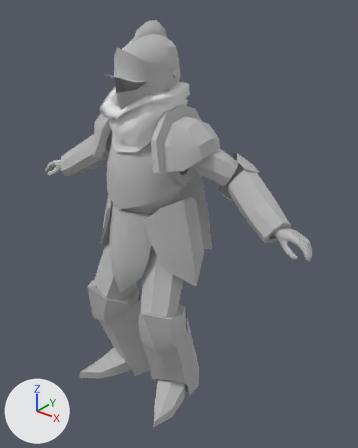
One commit to the Blender file Dirty/Models/Armors/Plate.blend: the scene before it, then after it.
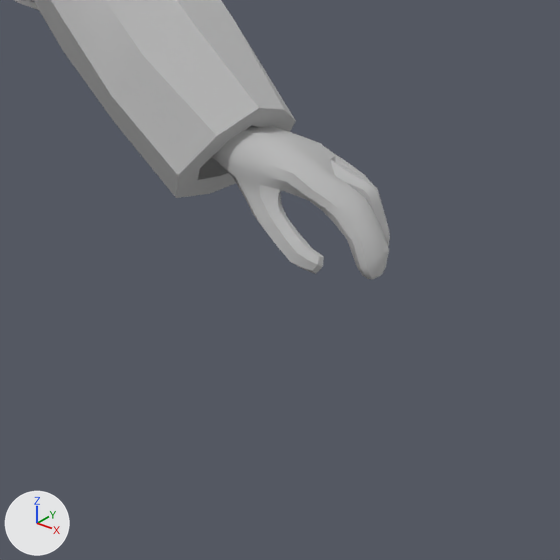
The first picture shows the older version from a 50 mm lens placed at (2.09, -2.34, 2.82), pointed at (0.16, 0.07, 1.32). The close-ups show both versions on the part from 63% to 98% of the width and 44% to 72% of the height of that picture. Arrows for +X, +Y and +Z are at lower left; the lights stay in place.

Names of what the first close-up shows: 'Plate_Armor', 'VoidFlash_BaseballMan_Armor'.
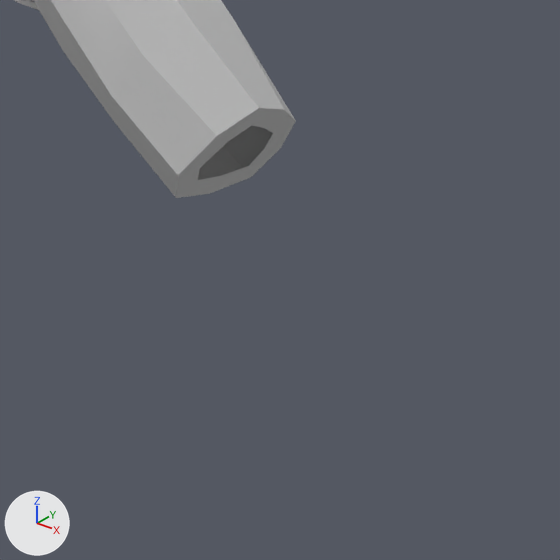
What differs and where, as boxes (x1, y1, x2, y2) in the close-ups (560 x 560 px):
'VoidFlash_BaseballMan_Armor', hidden: before (212, 125, 390, 279)

What changed in the scene script:
```text
Change ob_voidflash_baseballman_armor:
    add ob_voidflash_baseballman_armor.hide_set(True)
```
